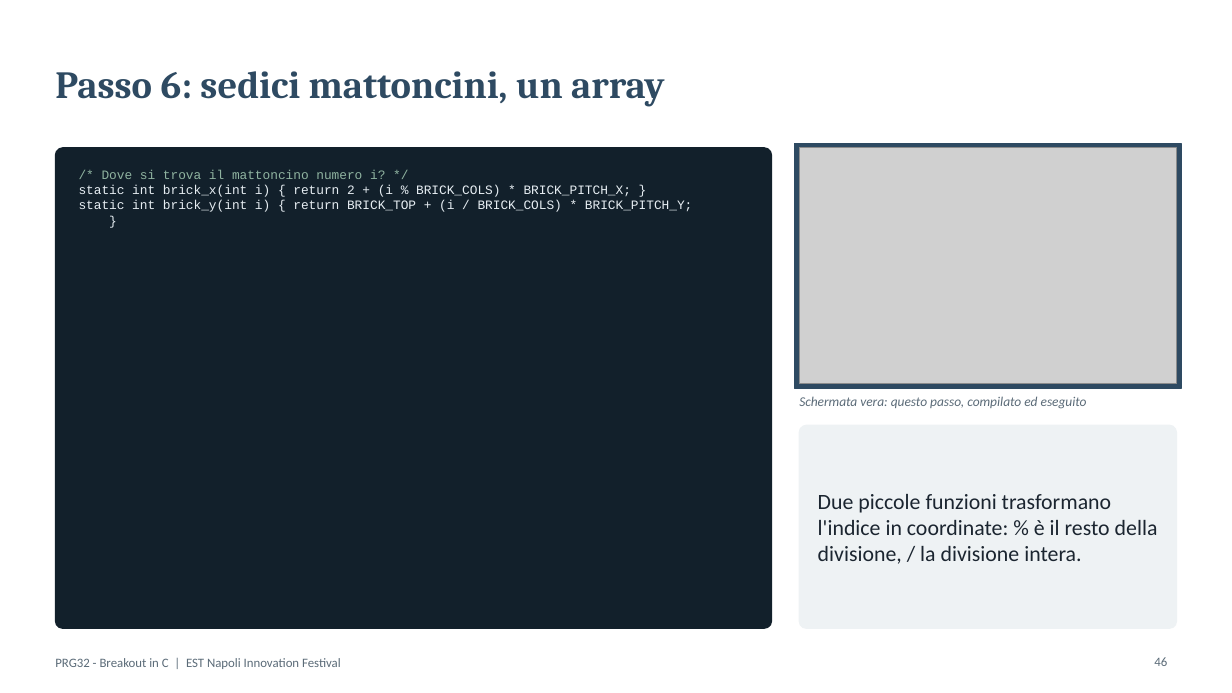
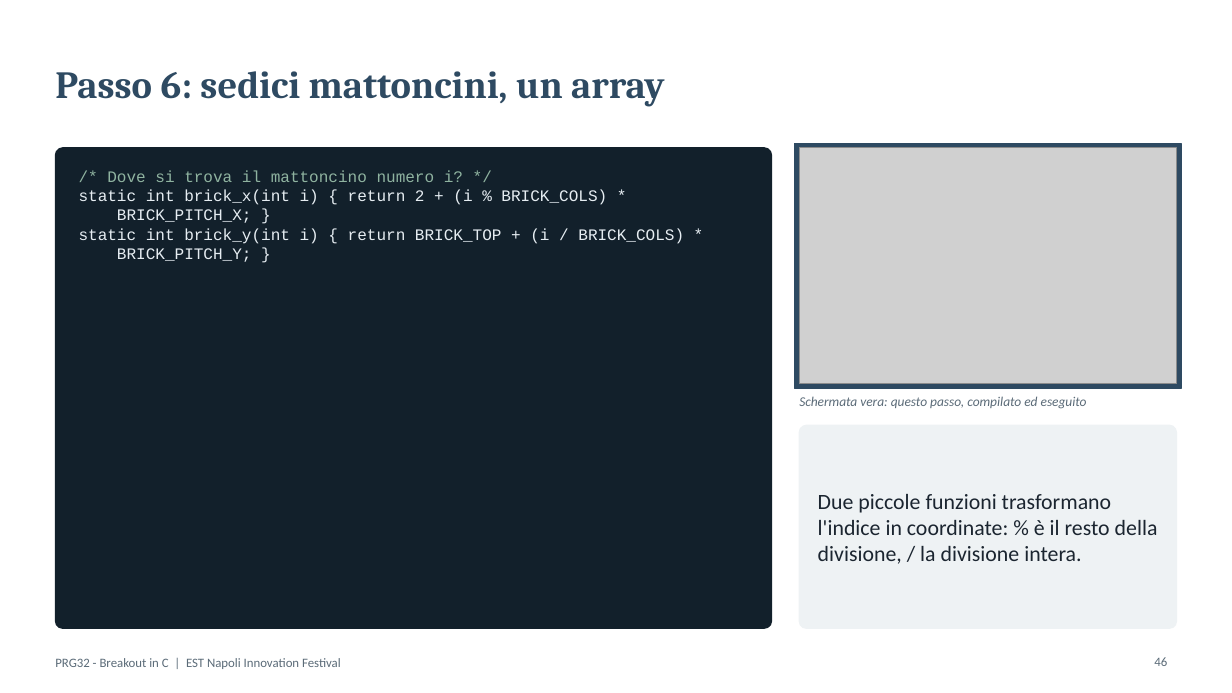
Before and after one commit to riscv-prg32/Playing-with-RISC-V_PRG32_textbook, a slide deck: slide 46 of workshops/EST-Napoli_Innovation_Festival/PRG32_Breakout_C.pptx. Drawn at 1232x693 pixels with LibreOffice and Linux fonts; fonts in the diff are those of the drawing; grey boxes stand for pictures. Boxes give left, top, right and bottom in pixels: in the first picture for what was removed or moved away, otherwise in the second. Text is boxed around its words. In the diff, an @@ line names an element or a change of style, - is before the commit and + after.

```diff
--- a/workshops/EST-Napoli_Innovation_Festival/PRG32_Breakout_C.pptx
+++ b/workshops/EST-Napoli_Innovation_Festival/PRG32_Breakout_C.pptx
@@ text at [107, 170, 463, 182]: size 10 to 12.5 pt in "/* Dove si trova il mattoncino numero ..." @@
@@ text at [79, 189, 684, 262]: text changed; size 10 to 12.5 pt @@
-static int brick_x(int i) { return 2 + (i % BRICK_COLS) * BRICK_PITCH_X; }
-static int brick_y(int i) { return BRICK_TOP + (i / BRICK_COLS) * BRICK_PITCH_Y;
-}
+static int brick_x(int i) { return 2 + (i % BRICK_COLS) *
+BRICK_PITCH_X; }
+static int brick_y(int i) { return BRICK_TOP + (i / BRICK_COLS) *
+BRICK_PITCH_Y; }
```
Also in this commit, not shown: 8 other slides changed, 43 other files.
